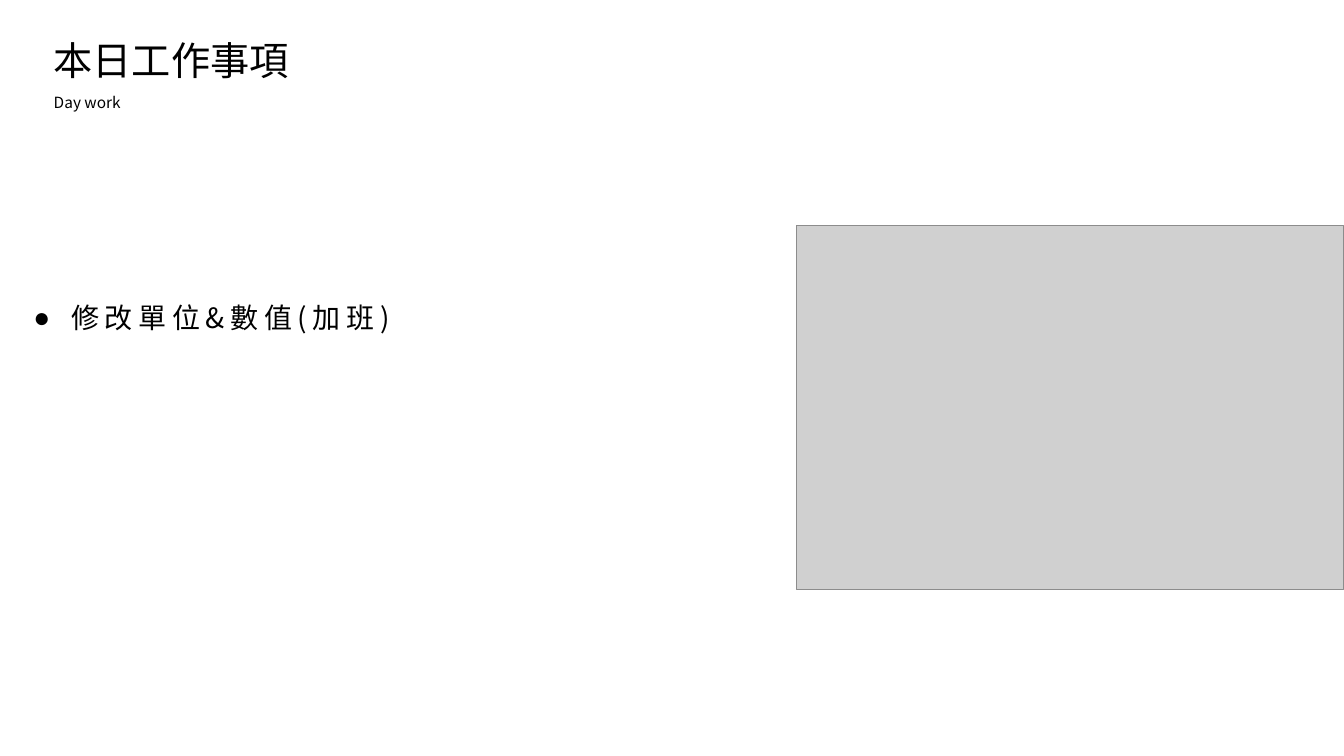
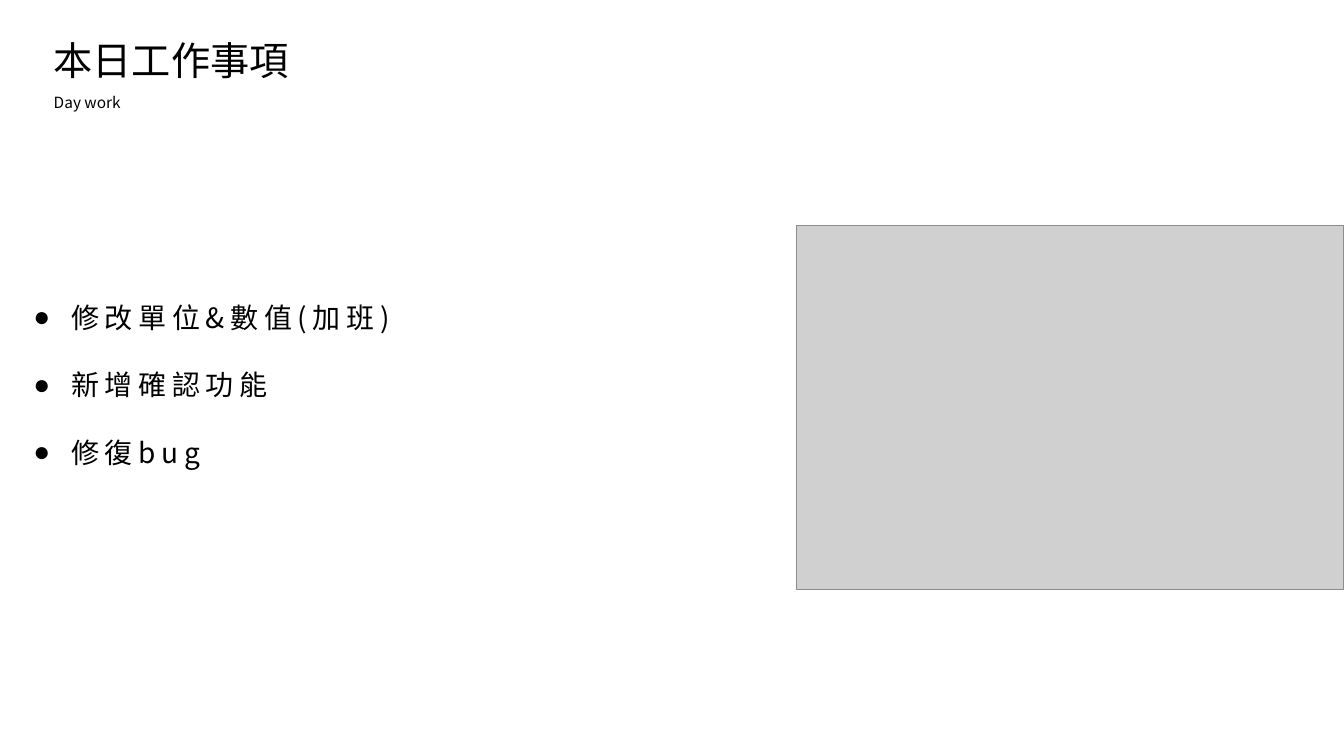
Before and after one commit to king637324/KnowledgeGreenhouseSystem, a slide deck: slide 2 of 工作日報_葉柏漢/2021.10/2021.10.28(加班)_2021.10.29工作日報_葉柏漢.pptx. Drawn at 1344x756 pixels with LibreOffice and Linux fonts; fonts in the diff are those of the drawing; grey boxes stand for pictures. Boxes give left, top, right and bottom in pixels: in the first picture for what was removed or moved away, otherwise in the second. Text is boxed around its words. In the diff, an @@ line names an element or a change of style, - is before the commit and + after.

```diff
--- a/工作日報_葉柏漢/2021.10/2021.10.28(加班)_2021.10.29工作日報_葉柏漢.pptx
+++ b/工作日報_葉柏漢/2021.10/2021.10.28(加班)_2021.10.29工作日報_葉柏漢.pptx
@@ text at (x1=71, y1=371, x2=267, y2=470): paragraphs added @@
+● 新增確認功能
+● 修復bug
```
Also in this commit, not shown: 1 other slide changed, 2 slides added, 9 other files.
